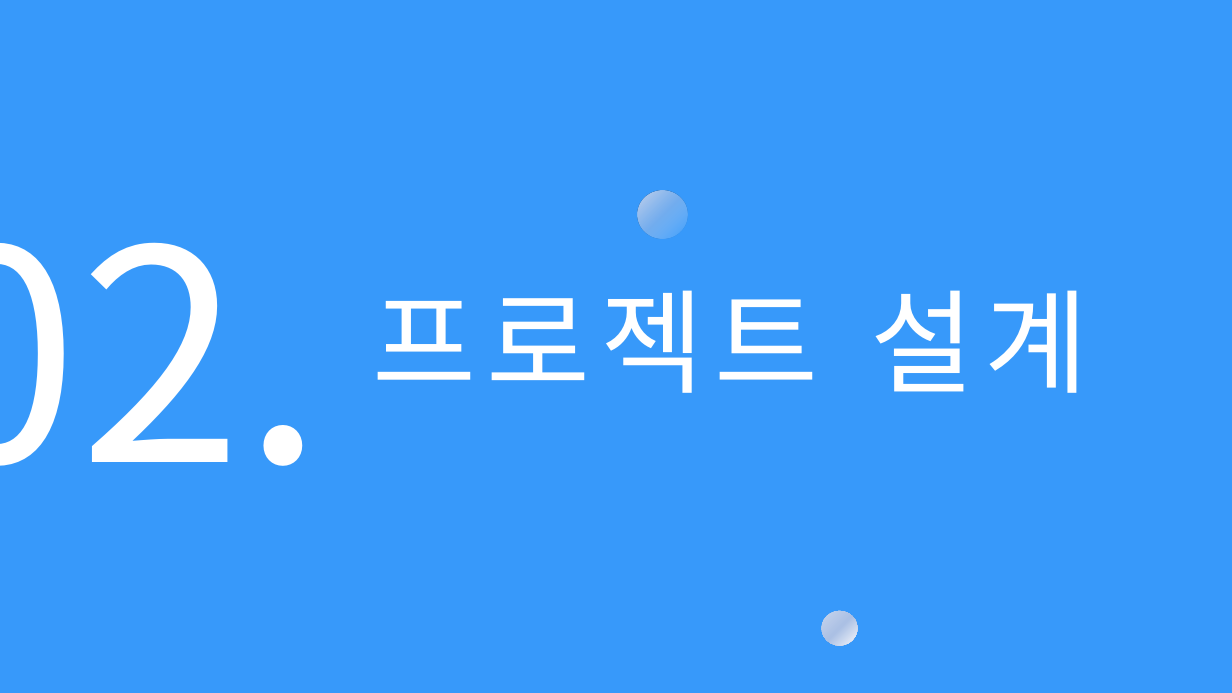
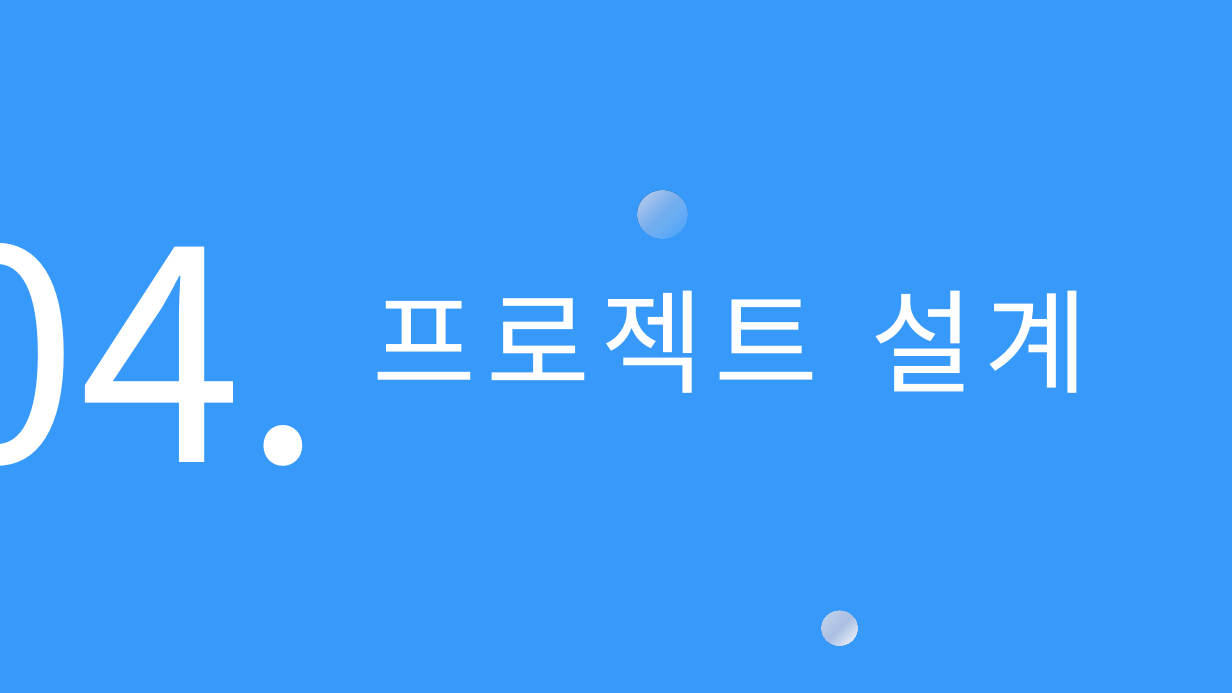
Before and after one commit to choign3123/SE_7, a slide deck: slide 21 of 발표/소프트웨어공학 발표_gn.pptx (slide 13 before the commit). Drawn at 1232x693 pixels with LibreOffice and Linux fonts; fonts in the diff are those of the drawing. Boxes give left, top, right and bottom in pixels: in the first picture for what was removed or moved away, otherwise in the second. Text is boxed around its words. In the diff, an @@ line names an element or a change of style, - is before the commit and + after.

```diff
--- a/발표/소프트웨어공학 발표_gn.pptx
+++ b/발표/소프트웨어공학 발표_gn.pptx
@@ text at [0,243,324,466]: text changed @@
-02.
+04.
```
Also in this commit, not shown: 37 other slides changed, 20 slides added, 5 slides removed.
